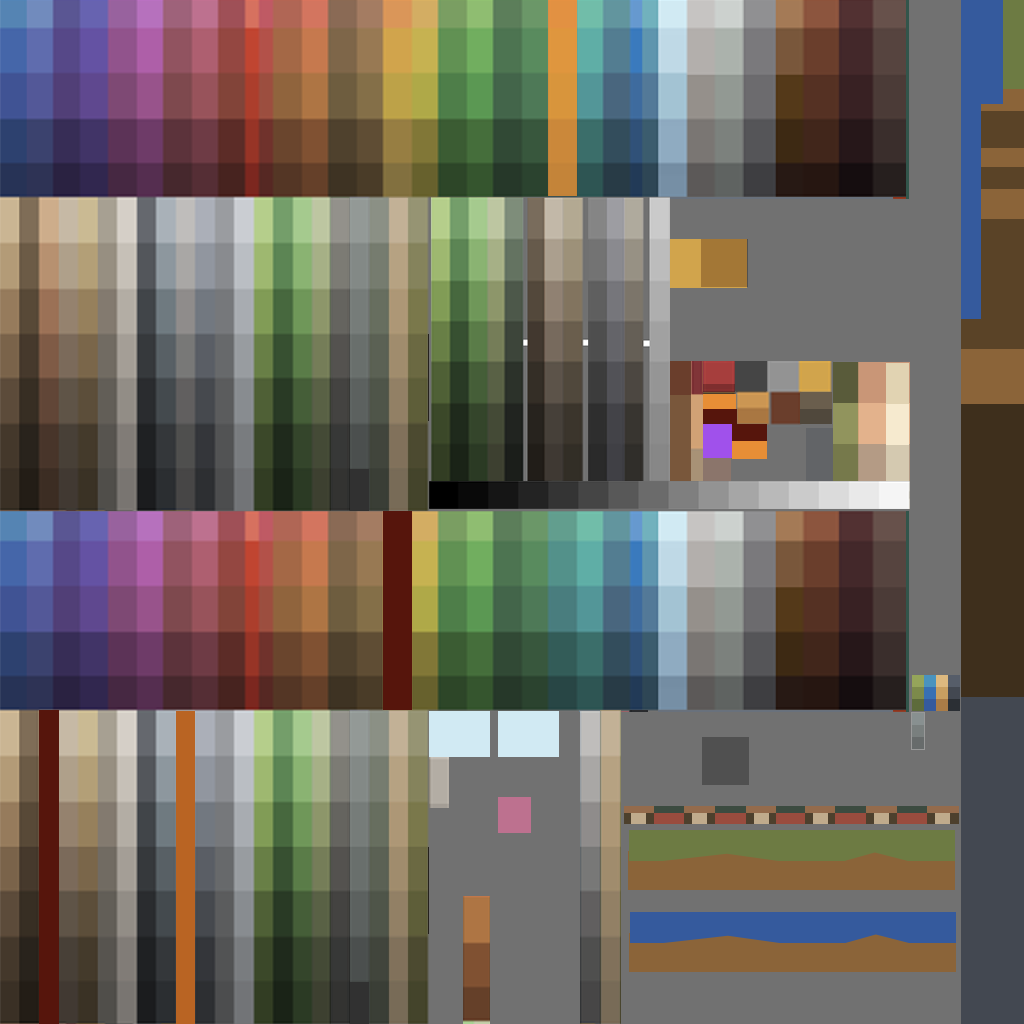
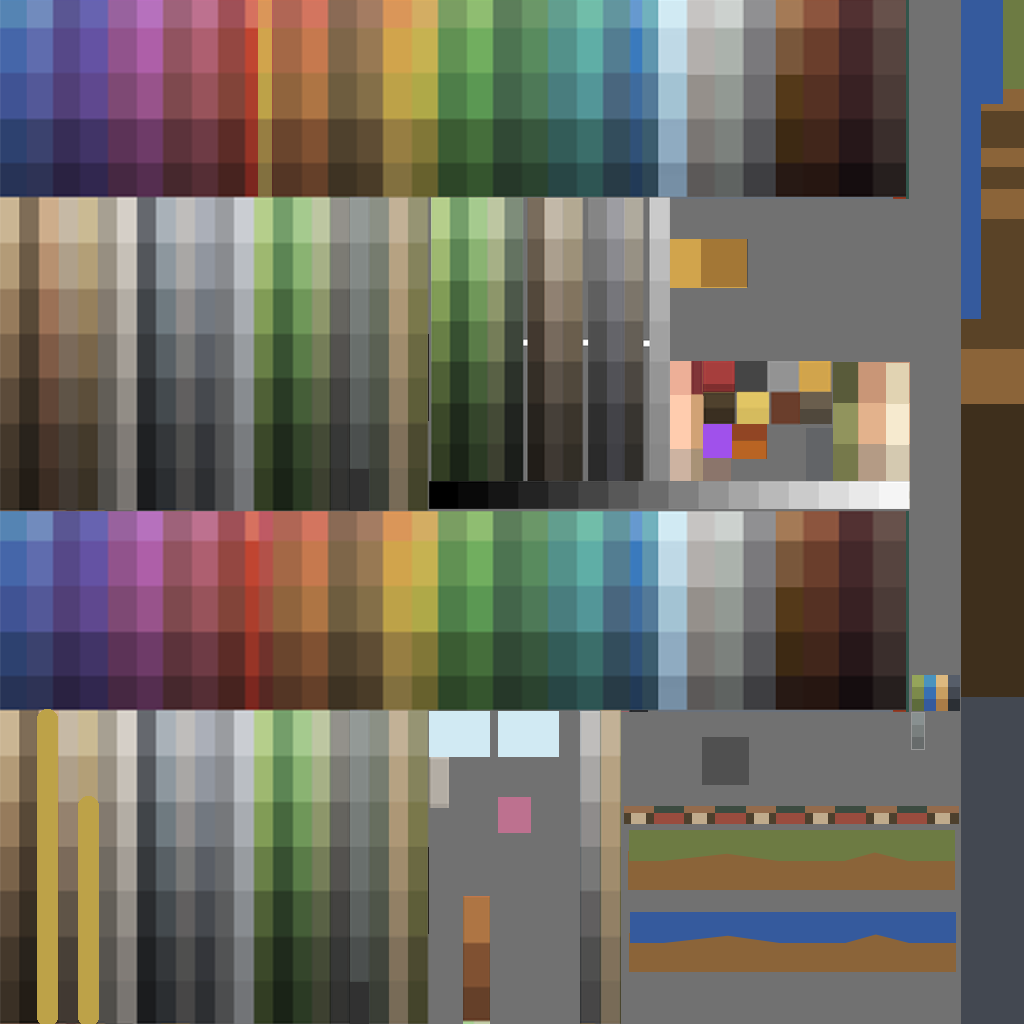
Two versions of the same layered image (1024px x 1024px). Layer-by-layer changes:
added layer "Barde" above "Reine" over [37, 0, 769, 1024]
hid "Mage" over [39, 0, 767, 1024]
